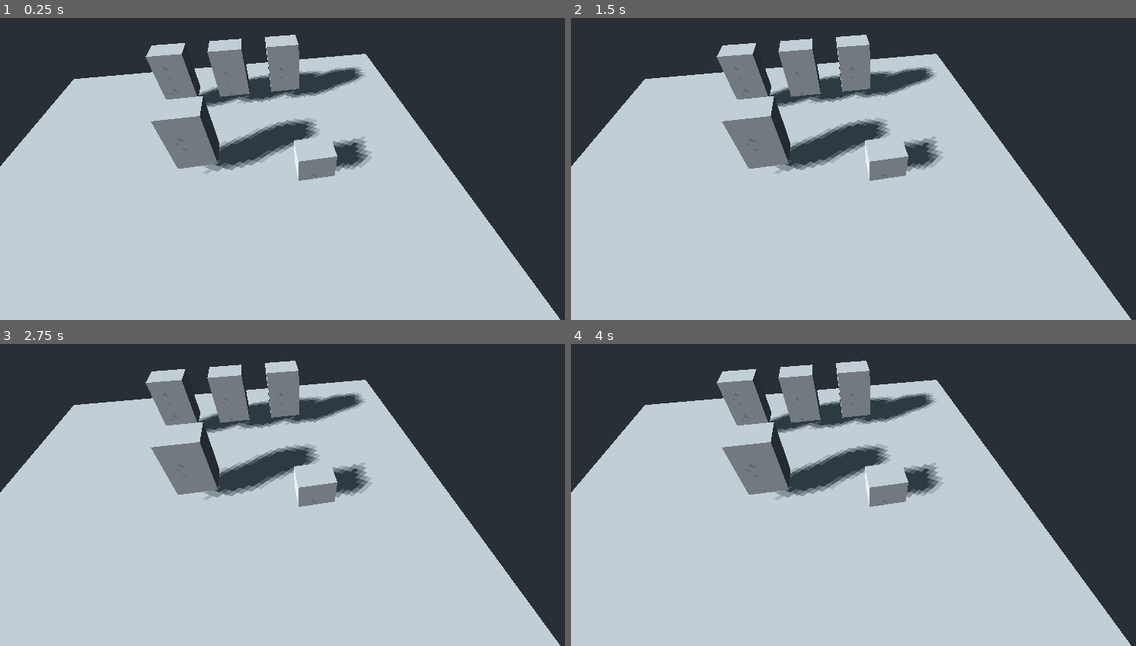
Above: before the commit, frames 1-4 (two rows, left to right).
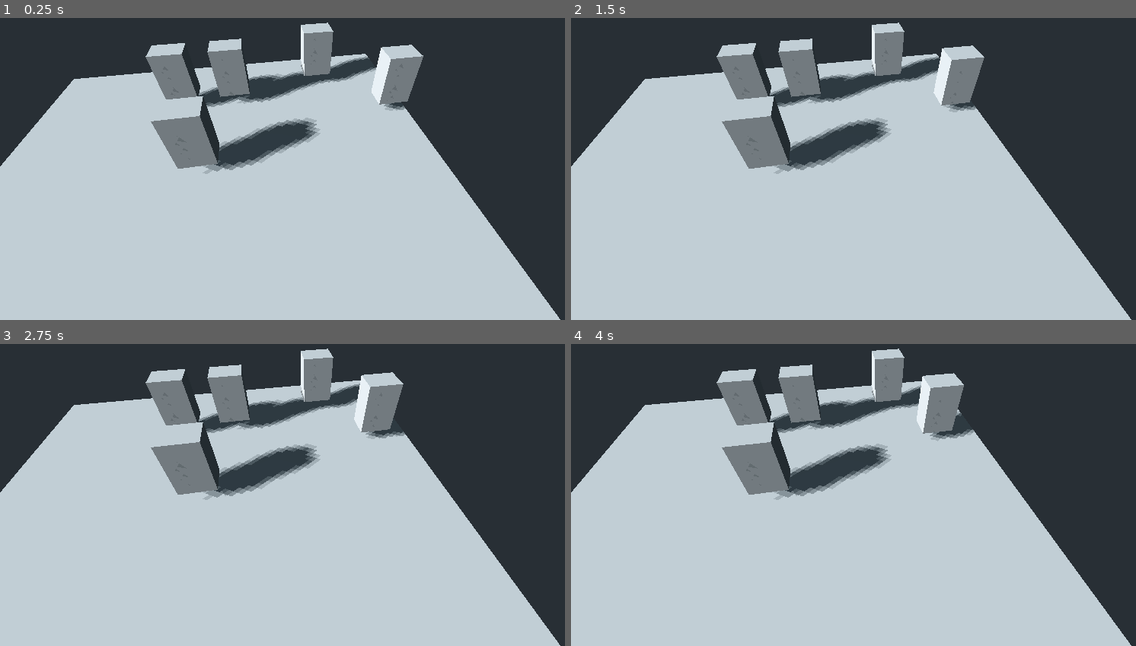
Above: after the commit, the same moments.

Repository: dirkk0/cgl_magdr_2023
Game: Godot game, scene res://main.tscn
The game is run twice, just before and just after one commit, with the same random seed, the same clock (stepped at 60 frames per second) and the same inputs.
Inputs:
- Up to frame 1 (0.25 s): no input
- Up to frame 2 (1.5 s): no input
- Up to frame 3 (2.75 s): no input
- Up to frame 4 (4 s): no input

The runs differ from the first frame. In frame 1, 5.1% of the frame differs, in the area x 46-75%, y 1-54%; in frame 2, 5.1%; in frame 3, 5.0%; in frame 4, 4.9%.

Commit message:
v

Diff:
--- a/first_test/MeshInstance6.gd
+++ b/first_test/MeshInstance6.gd
@@ -5,6 +5,8 @@
 # var a = 2
 # var b = "text"
 
+var d = 0
+var speed = 0.2
 
 # Called when the node enters the scene tree for the first time.
 func _ready():
@@ -14,4 +16,8 @@
 # Called every frame. 'delta' is the elapsed time since the previous frame.
 func _process(delta):
 	pass
-	self.translation = Vector3(2, 0, 0)
+	# self.translation = self.translation - Vector3(speed*delta, 0, 0)
+	self.translation.x -= speed*delta
+#
+#	d += delta
+#   self.translation = Vector3(d * speed, 1, 0)
--- a/first_test/main.tscn
+++ b/first_test/main.tscn
@@ -31,7 +31,7 @@
 mesh = SubResource( 2 )
 
 [node name="MeshInstance4" type="MeshInstance" parent="."]
-transform = Transform( 0.4, 0, 0, 0, 0.645489, 0, 0, 0, 0.3, 1.69325, 1.03942, -2.87064 )
+transform = Transform( 0.4, 0, 0, 0, 0.645489, 0, 0, 0, 0.3, 2.74225, 1.03942, -3.50836 )
 mesh = SubResource( 2 )
 
 [node name="MeshInstance5" type="MeshInstance" parent="."]
@@ -39,7 +39,7 @@
 mesh = SubResource( 2 )
 
 [node name="MeshInstance6" type="MeshInstance" parent="."]
-transform = Transform( 0.4, 0, 0, 0, 0.645489, 0, 0, 0, 0.3, 4.3639, 1.03942, -1.39184 )
+transform = Transform( 0.4, 0, 0, 0, 0.645489, 0, 0, 0, 0.3, 4.50017, 1.03942, -1.77455 )
 mesh = SubResource( 2 )
 script = ExtResource( 1 )
 
